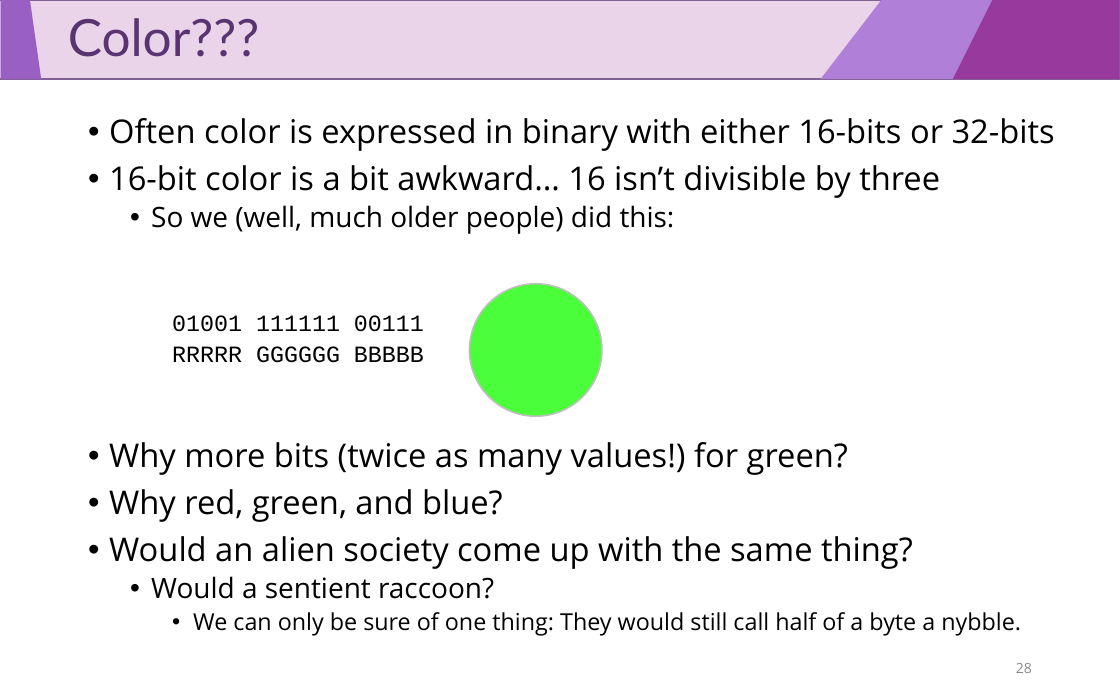
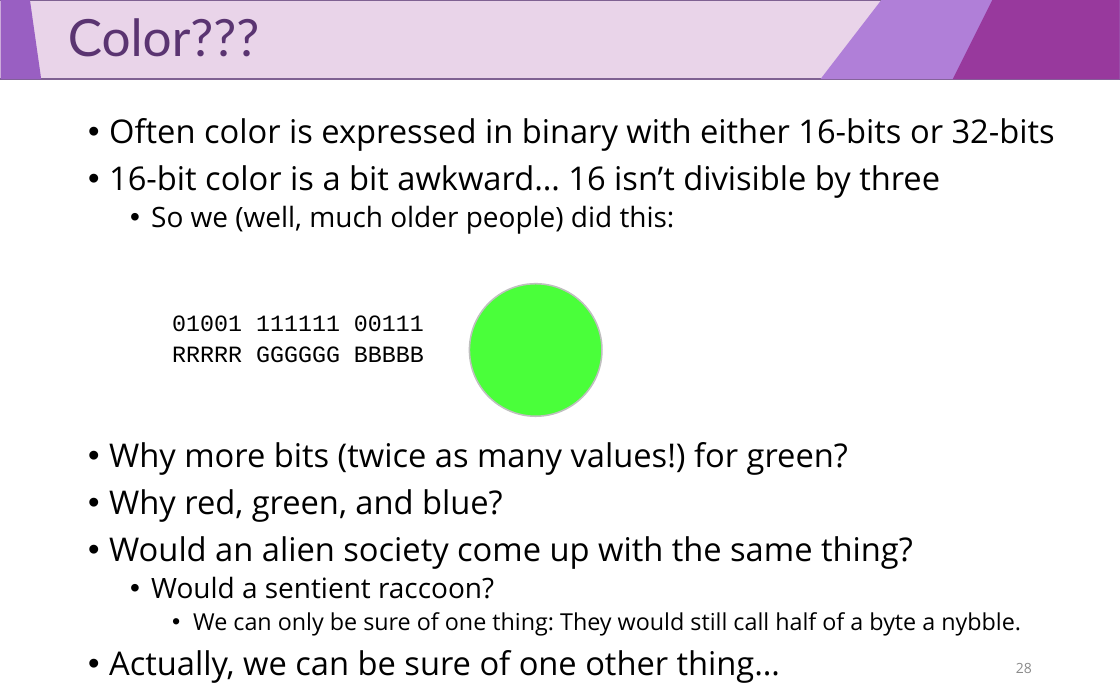
Before and after one commit to luisfnqoliveira/cs447-1, a slide deck: slide 28 of slides/03_CS0447_Data-Representation.pptx. Drawn at 1120x700 pixels with LibreOffice and Linux fonts; fonts in the diff are those of the drawing. Boxes give left, top, right and bottom in pixels: in the first picture for what was removed or moved away, otherwise in the second. Text is boxed around its words. In the diff, an @@ line names an element or a change of style, - is before the commit and + after.

Commit message:
Updates slides.

```diff
--- a/slides/03_CS0447_Data-Representation.pptx
+++ b/slides/03_CS0447_Data-Representation.pptx
@@ text at (x1=109, y1=650, x2=780, y2=683): paragraph added @@
+• Actually, we can be sure of one other thing…
```
Also in this commit, not shown: 1 other file.
